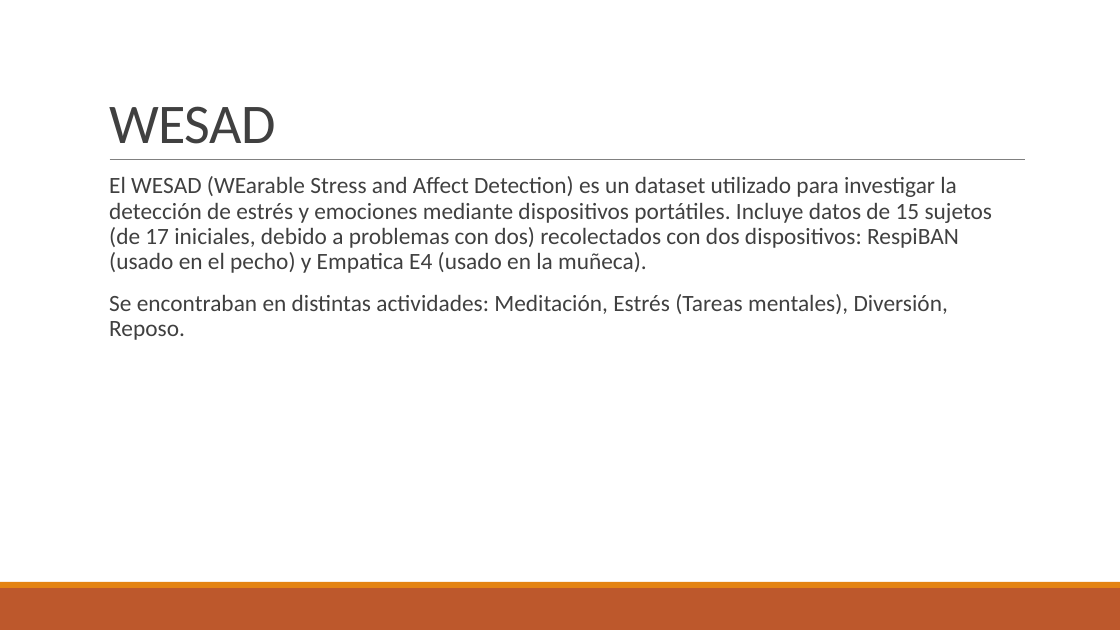
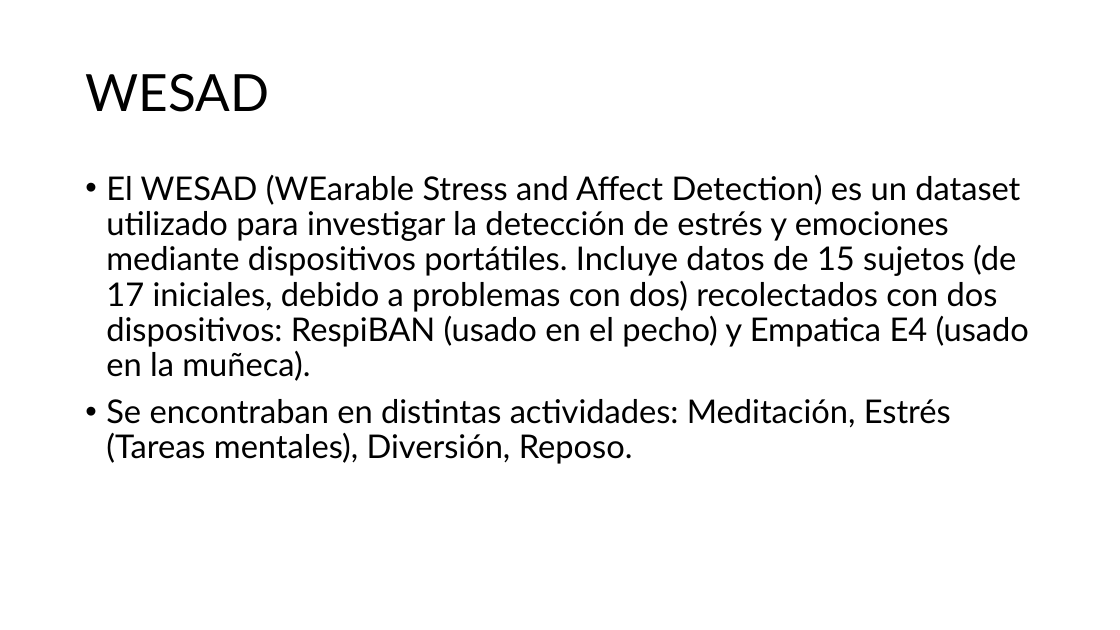
Before and after one commit to BenjaminGonzalezF/Stress-Recognition-from-Electrodermal-Activity, a slide deck: slide 10 of EDA.pptx. Drawn at 1120x630 pixels with LibreOffice and Linux fonts; fonts in the diff are those of the drawing. Boxes give left, top, right and bottom in pixels: in the first picture for what was removed or moved away, otherwise in the second. Text is boxed around its words. In the diff, an @@ line names an element or a change of style, - is before the commit and + after.

```diff
--- a/EDA.pptx
+++ b/EDA.pptx
@@ title "WESAD" moved from (x1=109, y1=106, x2=275, y2=144) to (x1=85, y1=73, x2=269, y2=112) @@
@@ title "WESAD" at (x1=85, y1=73, x2=269, y2=112): size 48 to 44 pt, font Calibri to Lato, text colour #404040 to #000000, letter spacing -0.5 to 0 pt; line spacing 0.85 to 0.9; vertical alignment bottom to middle @@
@@ text "El WESAD (WEarable Stress and ..." at (x1=106, y1=175, x2=1029, y2=464): size 20 to 28 pt, font Calibri to Lato, text colour #404040 to #000000; bullet   to •; less space between paragraphs @@
@@ line removed from (110, 160) to (1026, 160) @@
@@ rectangle removed at (x1=0, y1=588, x2=1120, y2=630) @@
@@ rectangle removed at (x1=0, y1=582, x2=1120, y2=588) @@
```
Also in this commit, not shown: 11 other slides changed, 1 slide added, 1 slide removed, 3 other files.
